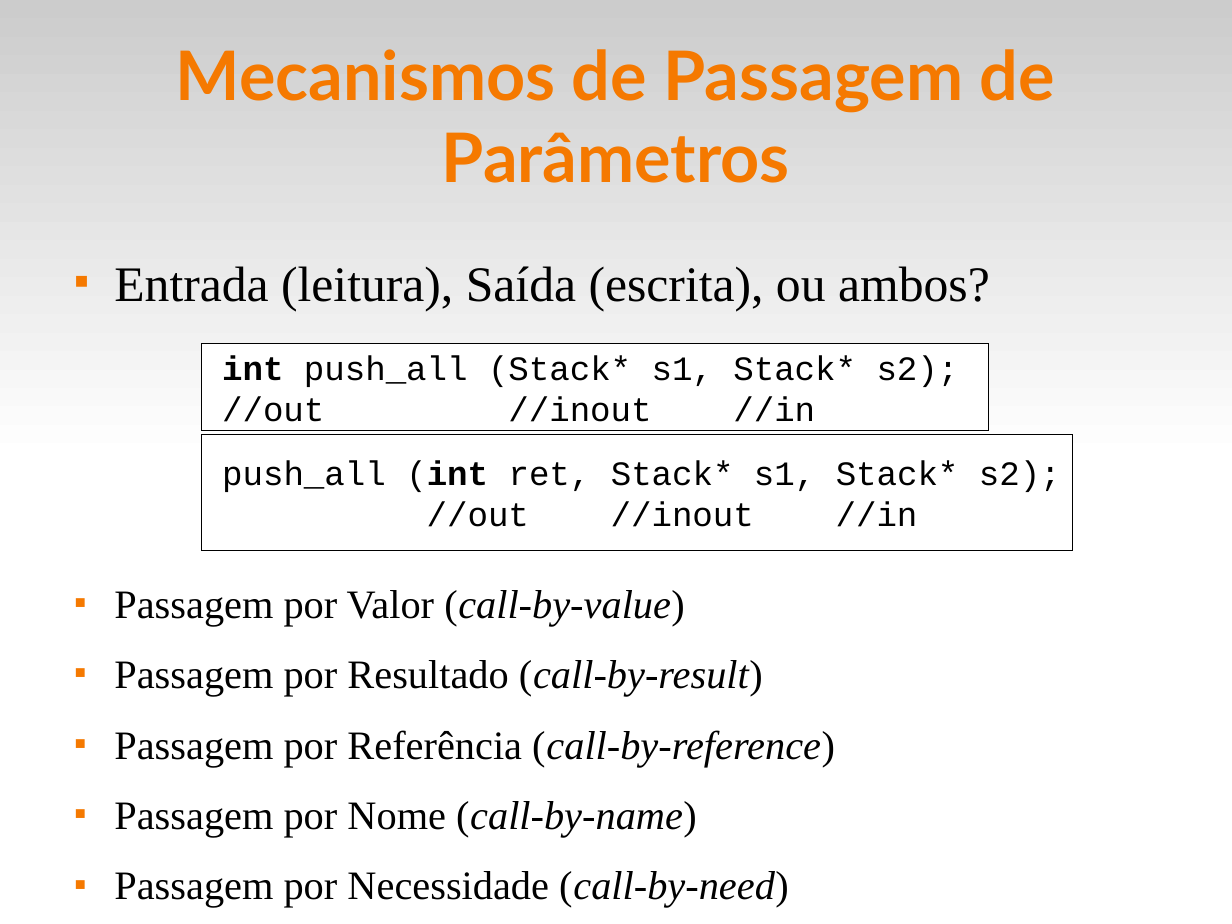
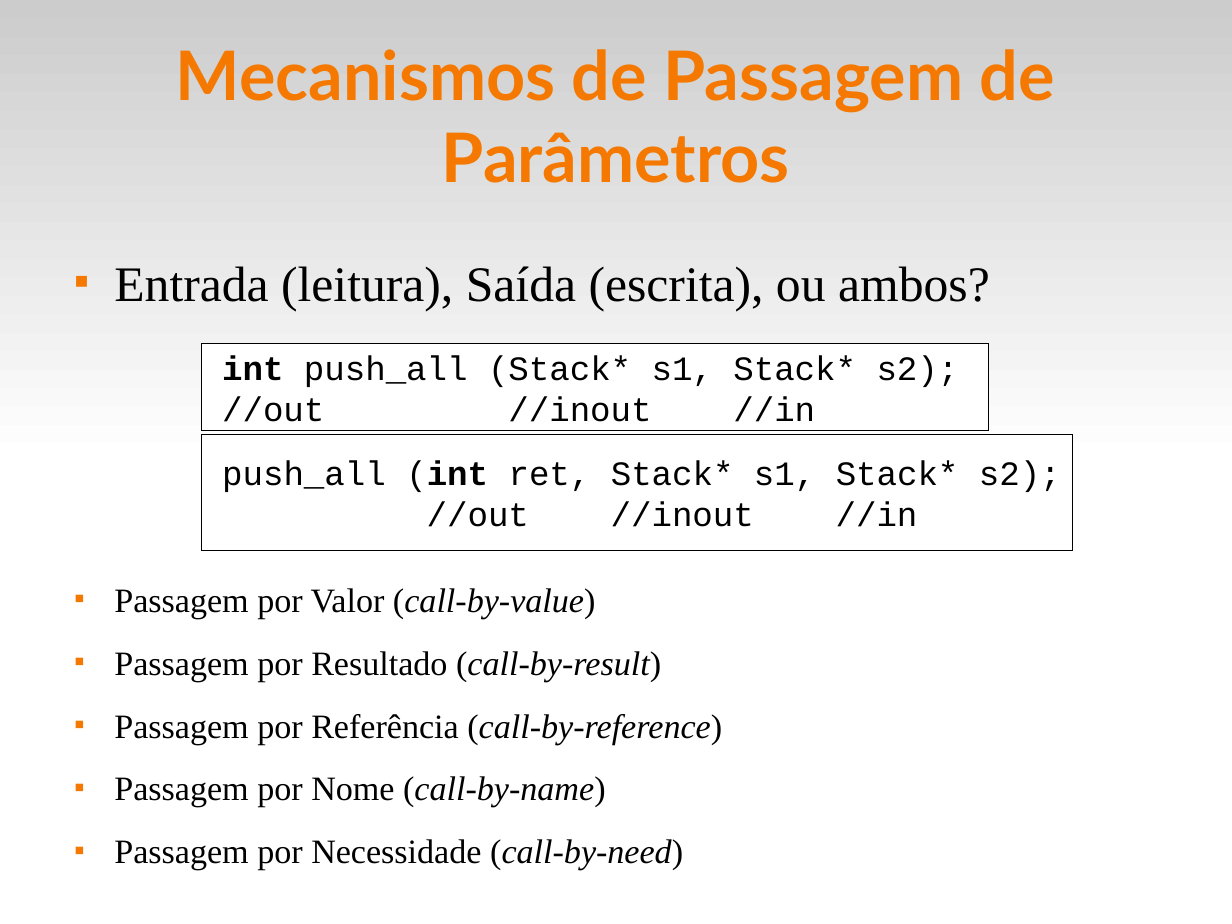
Before and after one commit to fsantanna-uerj/EDL, a slide deck: slide 11 of slides/edl-07-sub.odp. Drawn at 1232x924 pixels with LibreOffice and Linux fonts; fonts in the diff are those of the drawing. Boxes give left, top, right and bottom in pixels: in the first picture for what was removed or moved away, otherwise in the second. Text is boxed around its words. In the diff, an @@ line names an element or a change of style, - is before the commit and + after.

```diff
--- a/slides/edl-07-sub.odp
+++ b/slides/edl-07-sub.odp
@@ text at [114,588,722,871]: size 26 to 22 pt in "Passagem por Valor (call-by-value)", "Passagem por Resultado (call-by-result)", "Passagem por Referência (call-by-reference)", "Passagem por Nome (call-by-name)" and 1 more places @@
```
Also in this commit, not shown: 2 other slides changed, 4 other files.
